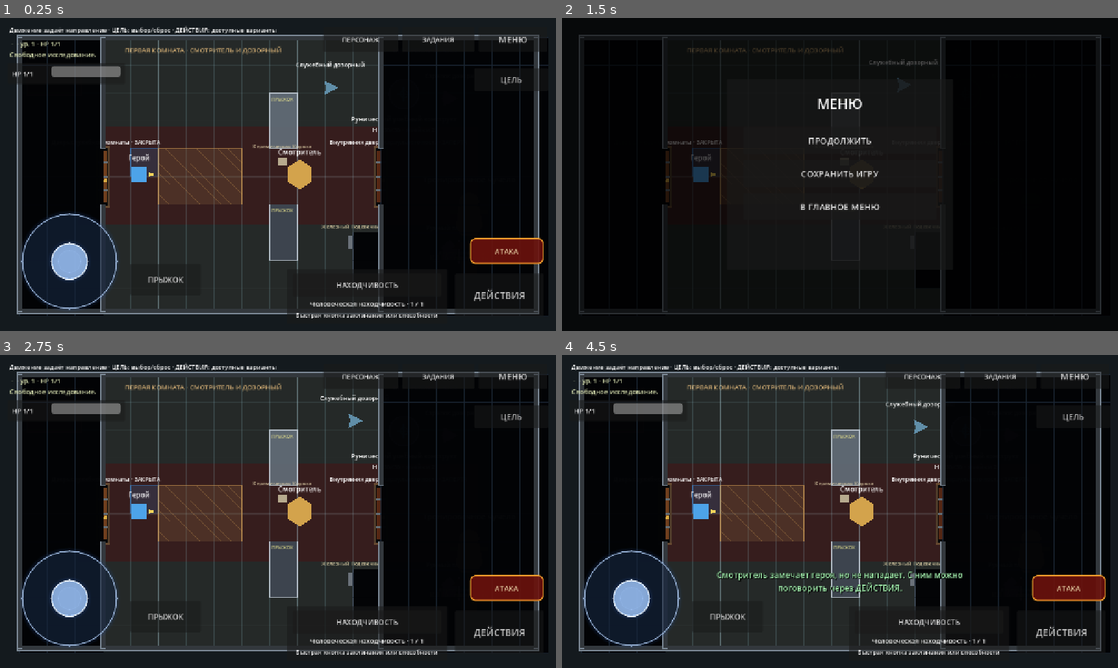
Above: before the commit, frames 1-4 (two rows, left to right).
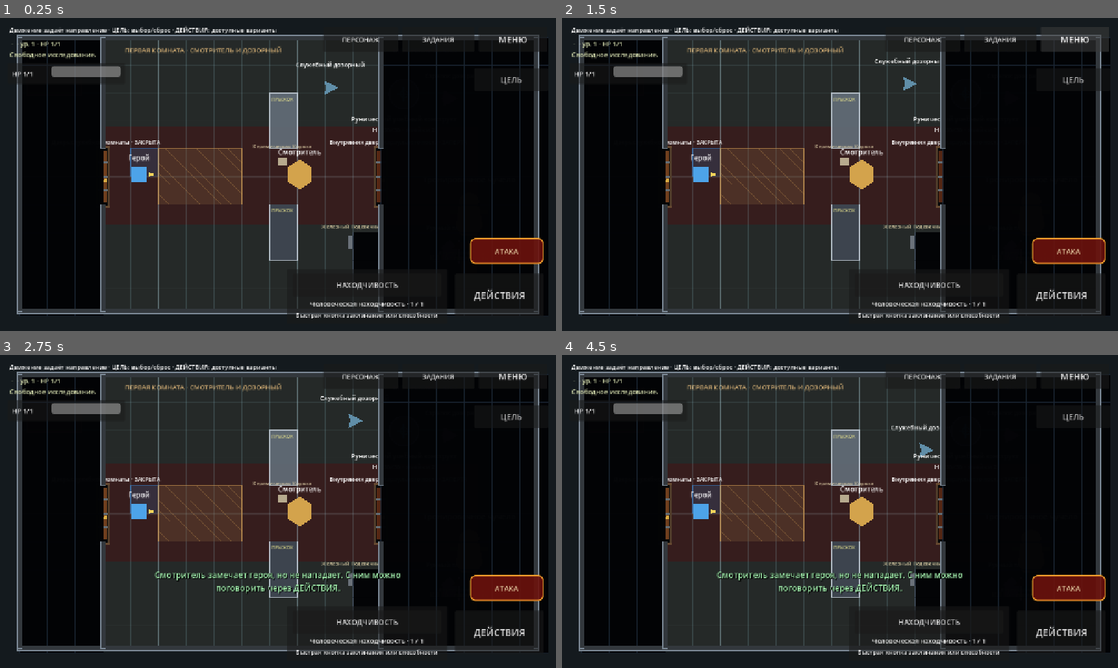
Above: after the commit, the same moments.

Repository: eretenkodaniil16-rgb/rpg-project
Game: Godot game, scene res://scenes/game/game.tscn
The game is run twice, just before and just after one commit, with the same random seed, the same clock (stepped at 60 frames per second) and the same inputs. This scene is started directly instead of the project's main scene.
Inputs (mouse positions are in pixels of both pictures, inside the frame that each line leads up to):
- Up to frame 1 (0.25 s): no input
- Up to frame 2 (1.5 s): click "ДЕЙСТВИЯ" at 0.5 s; click "МЕНЮ" at 1.25 s
- Up to frame 3 (2.75 s): click (278, 477) at 2 s, where only the run before the commit has a clickable "ПРОДОЛЖИТЬ"
- Up to frame 4 (4.5 s): click (728, 617) at 2.75 s, where only the run before the commit has a clickable "ПРЫЖОК"; click "ПЕРСОНАЖ" at 3.5 s; click "ЗАКРЫТЬ" at 4.25 s

The runs differ from the first frame. In frame 1, 3.8% of the frame differs, in the area x 3-34%, y 62-94%; in frame 2, 40%, in the area x 1-99%, y 2-96%; in frame 3, 4.7%; in frame 4, 4.1%.
Error after the commit: Parse Error: Identifier "_action_turn_guard_remaining" not declared in the current scope. (res://scripts/ui/mobile_controls_explicit_action_catalog.gd:63)

Commit message:
fix(ui): restore simple reliable Actions button input

Diff:
--- a/scripts/ui/mobile_controls_context_actions.gd
+++ b/scripts/ui/mobile_controls_context_actions.gd
@@ -1,18 +1,19 @@
 extends "res://scripts/ui/mobile_controls.gd"
-
-const COMBAT_ACTION_TURN_GUARD_SECONDS: float = 0.28
 
 var _last_joystick_direction: Vector2 = Vector2.ZERO
 var _control_mode_initialized: bool = false
 var _last_combat_mode: bool = false
 var _last_player_turn_active: bool = false
-var _action_turn_guard_remaining: float = 0.0
-var _action_press_started_blocked: bool = false
 
 
 func _ready() -> void:
 	super._ready()
-	_install_action_press_origin_guard()
+	_restore_simple_action_button_input()
+
+
+func enable_for_testing() -> void:
+	super.enable_for_testing()
+	_restore_simple_action_button_input()
 
 
 func _process(delta: float) -> void:
@@ -21,17 +22,11 @@
 	var player_turn_active: bool = combat_active and _is_player_combat_turn()
 	if not _control_mode_initialized or combat_active != _last_combat_mode:
 		_control_mode_initialized = true
-		_last_combat_mode = combat_active
 		_apply_player_control_vector(_last_joystick_direction, combat_active)
-	if combat_active and player_turn_active != _last_player_turn_active:
+	if combat_active != _last_combat_mode or player_turn_active != _last_player_turn_active:
 		_close_action_catalog()
-		_action_turn_guard_remaining = COMBAT_ACTION_TURN_GUARD_SECONDS if player_turn_active else 0.0
-		if is_instance_valid(interact_button):
-			interact_button.set_pressed_no_signal(false)
-	elif not combat_active:
-		_action_turn_guard_remaining = 0.0
+	_last_combat_mode = combat_active
 	_last_player_turn_active = player_turn_active
-	_action_turn_guard_remaining = maxf(_action_turn_guard_remaining - maxf(delta, 0.0), 0.0)
 	if is_instance_valid(interact_button):
 		interact_button.disabled = _action_button_blocked_now()
 
@@ -67,11 +62,11 @@
 
 
 func get_action_turn_guard_remaining_for_testing() -> float:
-	return _action_turn_guard_remaining
+	return 0.0
 
 
 func action_press_started_blocked_for_testing() -> bool:
-	return _action_press_started_blocked
+	return _action_button_blocked_now()
 
 
 func _apply_player_control_vector(direction: Vector2, combat_active: bool) -> void:
@@ -116,42 +111,38 @@
 
 
 func _action_button_blocked_now() -> bool:
-	var combat_active: bool = _is_combat_active()
-	return (
-		GameState.input_locked
-		or (
-			combat_active
-			and (
-				not _last_player_turn_active
-				or not _is_player_combat_turn()
-				or _action_turn_guard_remaining > 0.0
-			)
-		)
-	)
+	if GameState.input_locked:
+		return true
+	if not _is_combat_active():
+		return false
+	return not _is_player_combat_turn()
 
 
-func _install_action_press_origin_guard() -> void:
+func _restore_simple_action_button_input() -> void:
 	if not is_instance_valid(interact_button):
 		return
-	# Button-down is Godot's authoritative GUI origin. Press-mode means a touch
-	# cannot start on another control and later become an Actions activation.
-	interact_button.action_mode = BaseButton.ACTION_MODE_BUTTON_PRESS
-	var callback := Callable(self, "_on_action_button_down")
-	if not interact_button.button_down.is_connected(callback):
-		interact_button.button_down.connect(callback)
+	# Restore the original Godot BaseButton contract. The button emits `pressed`
+	# after a normal short tap/release; no separate button_down authorization,
+	# touch index, hold duration or post-turn timer is required.
+	interact_button.action_mode = BaseButton.ACTION_MODE_BUTTON_RELEASE
+	interact_button.focus_mode = Control.FOCUS_NONE
+	interact_button.mouse_filter = Control.MOUSE_FILTER_STOP
+	var callback := Callable(self, "_on_interact_pressed")
+	if not interact_button.pressed.is_connected(callback):
+		interact_button.pressed.connect(callback)
+	var obsolete_button_down := Callable(self, "_on_action_button_down")
+	if interact_button.button_down.is_connected(obsolete_button_down):
+		interact_button.button_down.disconnect(obsolete_button_down)
 
 
 func _on_action_button_down() -> void:
-	_action_press_started_blocked = _action_button_blocked_now()
-	if _action_press_started_blocked:
-		interact_button.set_pressed_no_signal(false)
-		_close_action_catalog()
+	# Compatibility method for older tests and loaded callables. A press without
+	# release deliberately does not toggle the catalogue.
+	pass
 
 
 func _on_interact_pressed() -> void:
-	var press_started_blocked: bool = _action_press_started_blocked
-	_action_press_started_blocked = false
-	if press_started_blocked:
+	if _action_button_blocked_now():
 		_close_action_catalog()
 		return
 	if not is_instance_valid(_player):
@@ -165,22 +156,23 @@
 		if is_instance_valid(_player) and _player.has_method("request_interaction"):
 			_player.call("request_interaction")
 		return
-	if _is_combat_active() and (
-		not _is_player_combat_turn()
-		or _action_turn_guard_remaining > 0.0
-	):
-		_close_action_catalog()
-		return
+
+	# The catalogue is always available outside combat, even when no trigger is
+	# active. Proximity changes only which world actions are listed inside it.
 	if _game_world.has_method("_refresh_action_catalog"):
 		_game_world.call("_refresh_action_catalog")
 	var nearby_count: int = _nearby_interactable_count()
+	var opened: bool = false
 	if action_catalog.has_method("request_toggle_from_action_button"):
-		action_catalog.call("request_toggle_from_action_button")
+		opened = bool(action_catalog.call("request_toggle_from_action_button"))
 	elif action_catalog.has_method("toggle_catalog"):
 		action_catalog.call("toggle_catalog")
-	if nearby_count > 0 and action_catalog.has_method("is_catalog_open") and bool(action_catalog.call("is_catalog_open")):
-		action_catalog.call("_select_category", "action")
-		action_catalog.call("_select_action_group", "world")
+		opened = action_catalog.has_method("is_catalog_open") and bool(action_catalog.call("is_catalog_open"))
+	if opened and nearby_count > 0:
+		if action_catalog.has_method("_select_category"):
+			action_catalog.call("_select_category", "action")
+		if action_catalog.has_method("_select_action_group"):
+			action_catalog.call("_select_action_group", "world")
 
 
 func _nearby_interactable_count() -> int:
